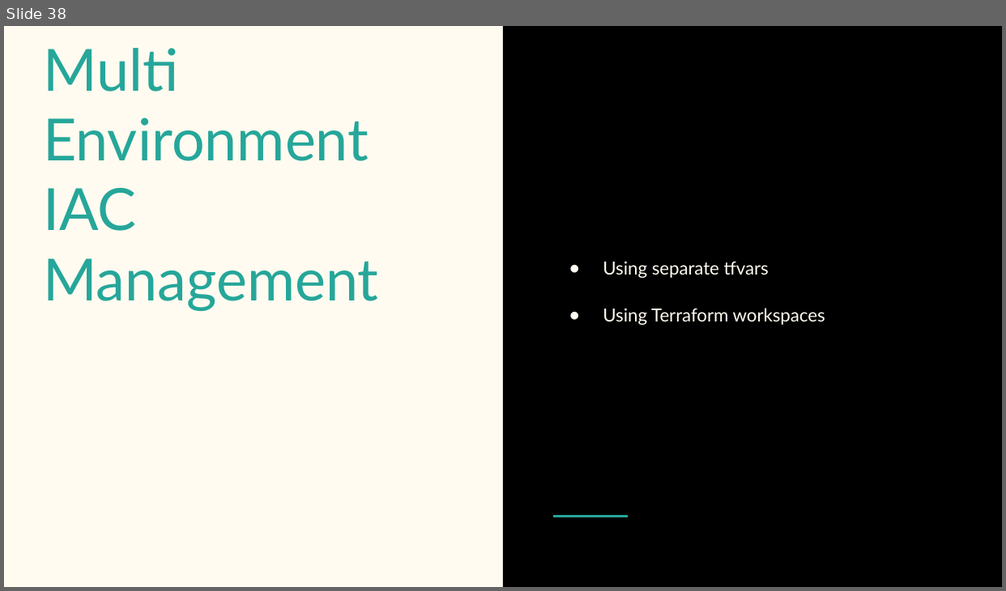
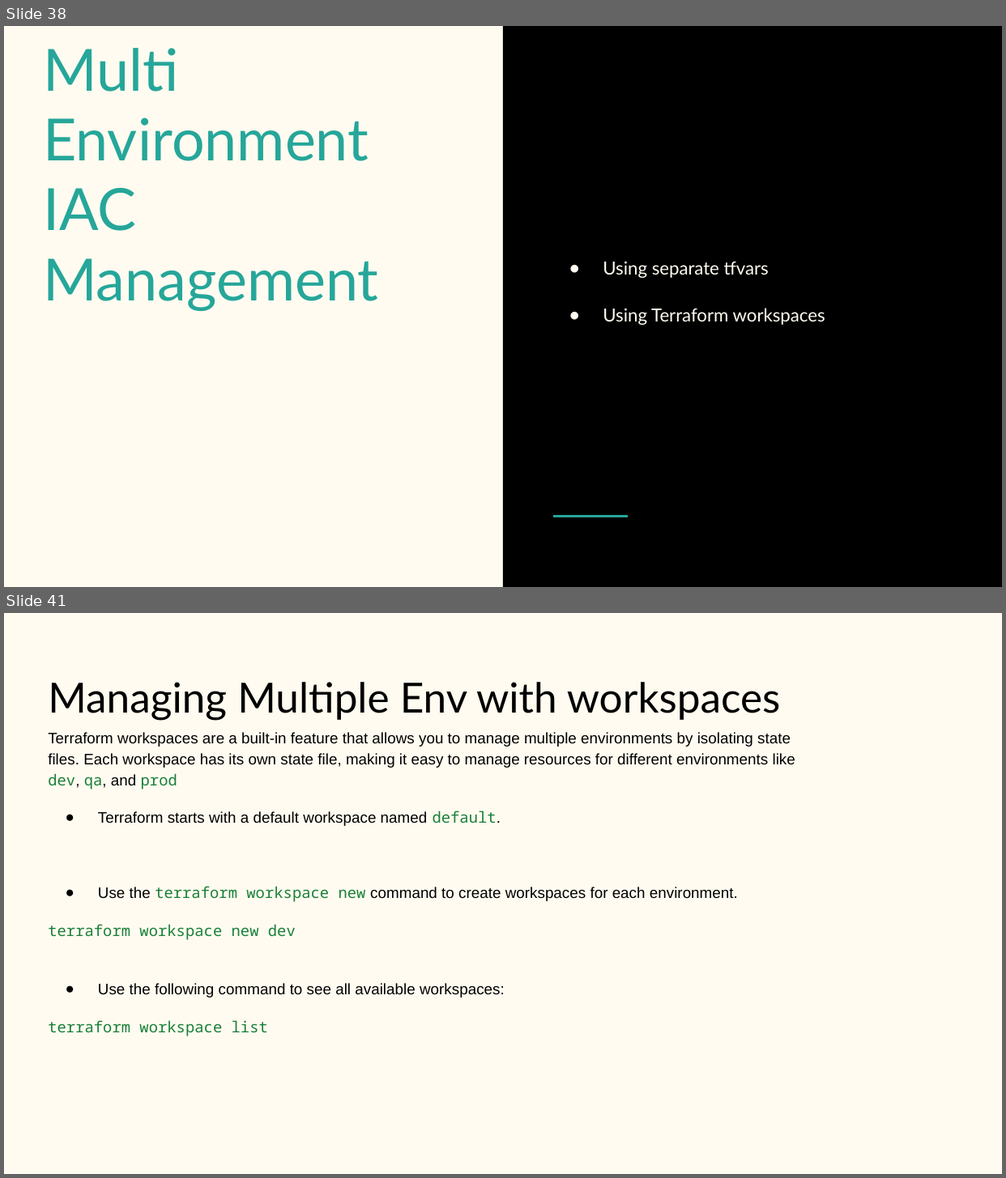
Before and after one commit to jainankur2/ankur-terraform-learning, a slide deck: Terraform.pptx. Shown one above the other, each under a label of ours: slide 38 before the commit, slides 38 and 41 after it; the slides between them are not shown. The pictures are 1006x591 and 1006x1178 pixels, drawn with LibreOffice and Linux fonts; fonts in the diff are those of the drawing. Boxes give left, top, right and bottom in pixels: in the first picture for what was removed or moved away, otherwise in the second. Text is boxed around its words. In the diff, an @@ line names an element or a change of style, - is before the commit and + after.

```diff
--- a/Terraform.pptx
+++ b/Terraform.pptx
@@ slide 41 added at (4,613,1002,1174), background #FFFBF0 @@
@@ title added at (48,682,781,721), 30 pt, text #000000 @@
+Managing Multiple Env with workspaces
@@ text added at (48,732,795,1037), 11 pt, text #000000 @@
+Terraform workspaces are a built-in feature that allows you to manage multiple environments by isolating state files. Each workspace has its own state file, making it easy to manage resources for different environments like dev, qa, and prod
+● Terraform starts with a default workspace named default.
+● Use the terraform workspace new command to create workspaces for each environment.
+terraform workspace new dev
+● Use the following command to see all available workspaces:
+terraform workspace list
```
Also in this commit, not shown: 2 slides changed, 16 other slides added, 44 other files.
